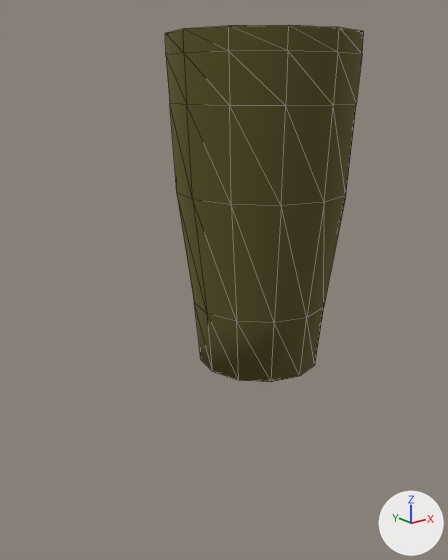
Two versions of the glTF model player/model.glb, one commit apart.
Both versions are drawn from a camera (50 mm lens) standing at (-0.818, -0.906, 0.23) and looking at (-0.049, 0.055, -0.154). Lighting does not change. The marker at lower right points along +X, +Y and +Z. Mesh edges are drawn as thin lines. Vertices at the same position are counted once.

Objects in the first picture: 'NetLauncher'.
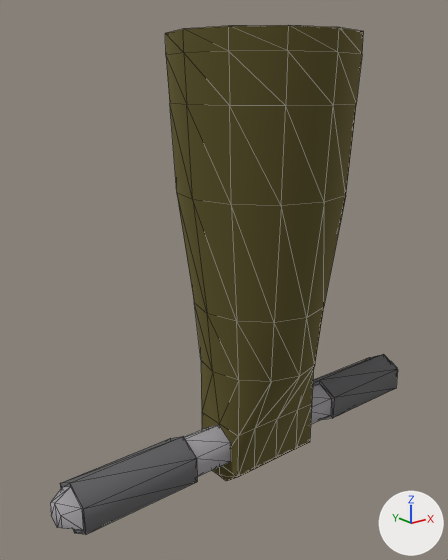
Changed parts and their boxes [x1, y1, x2, y2] in the pictures (448 x 560 px):
'NetLauncher', reshaped (75% wider, 43% taller)
    before: [165, 25, 364, 382]
    after: [50, 25, 398, 535]
part 1 of me_cylinder_002, added
    after: [311, 354, 398, 424]
part 2 of me_cylinder_002, added
    after: [50, 425, 231, 535]
part 3 of me_cylinder_002, built on (brown)
    after: [201, 360, 315, 481]

Diff of the bpy script that builds the scene:
```diff
--- a/player/model.glb.py
+++ b/player/model.glb.py
@@ me_cylinder_002 @@
 # used by ob_netlauncher; location = (0.0, 0.0, 0.0)
-me_cylinder_002.from_pydata(...)  # 106 vertices, 208 faces; spans x -0.18..0.18, y -0.18..0.235, z -0.32..0.32
+me_cylinder_002.from_pydata(...)  # 214 vertices, 416 faces; spans x -0.473..0.473, y -0.18..0.235, z -0.57..0.32
+# me_cylinder_002 part 1: a new loose piece of 36 vertices spanning x 0.107..0.473, y -0.046..0.046, z -0.546..-0.439, in mat_material
+# me_cylinder_002 part 2: a new loose piece of 36 vertices spanning x -0.473..-0.107, y -0.046..0.046, z -0.546..-0.439, in mat_material
+# me_cylinder_002 part 3
+# 10 faces are deleted
+# 26 vertices are added at x -0.107..0.107, y -0.062..0.062, z -0.57..-0.444
+# 5 new vertices lie (0.0, -0.038, -0.029) away from vertices in x -0.107..0.107, y 0.062, z -0.541
+# 5 new vertices lie (0.0, 0.038, -0.029) away from vertices in x -0.107..0.107, y -0.062, z -0.541
+# 82 new faces join them
 me_cylinder_002.materials.append(mat_material)
```
